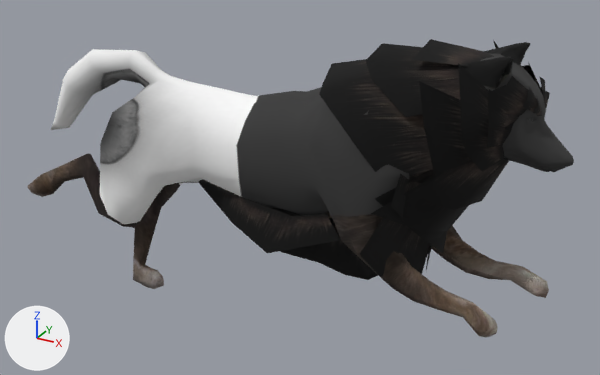
The OBJ model models/wolfrunning/wolf_running_000014.obj, before and after one commit.
One viewpoint serves both versions: a 50 mm lens placed at (0.637, -1.066, 0.82), pointed at (0.032, 0.034, 0.27). The lights are fixed; the arrows at lower left show +X, +Y and +Z. Where no turn or scale is listed for an object, it has been applied to the vertices. Vertices at the same position are counted once.

The first picture shows 'Wolf1_Material__wolf_col_tga_0', 'Wolf2_fur__fella3_jpg_001_0_Wolf2_fur__fella3_jpg_001_0.001'.
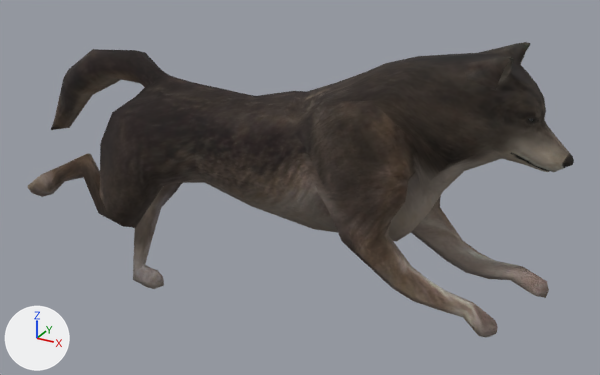
The edits, one by one:
me_wolf1_material__wolf_col_tga_0 has 892 vertices, 1772 faces and spans x -0.51..0.462, y -0.103..0.105, z -0.011..0.55.
me_wolf1_material__wolf_col_tga_0 is used by ob_wolf1_material__wolf_col_tga_0; location (0.0, 0.0, 0.0).
me_wolf1_material__wolf_col_tga_0 part 1: texture (UV) coordinates of 1772 of 1772 faces, centred in x -0.507..0.461, y -0.1..0.103, z -0.011..0.549, changed; they spanned u 0.02..0.98, v 0.01..0.98 and now span u 0.02..0.98, v 0.5..0.99.
Object 'Wolf2_fur__fella3_jpg_001_0_Wolf2_fur__fella3_jpg_001_0.001' (ob_wolf2_fur__fella3_jpg_001_0_wolf2_fur__fella3_jpg_001_0_001) is deleted.

Boxes (x1, y1, x2, y2) around the edits, measured in the pictures (600 x 375 px):
'Wolf2_fur__fella3_jpg_001_0_Wolf2_fur__fella3_jpg_001_0.001', deleted (black)
    before: (199, 39, 550, 280)
part 1 of me_wolf1_material__wolf_col_tga_0, surface changed
    both: (28, 42, 574, 337)
